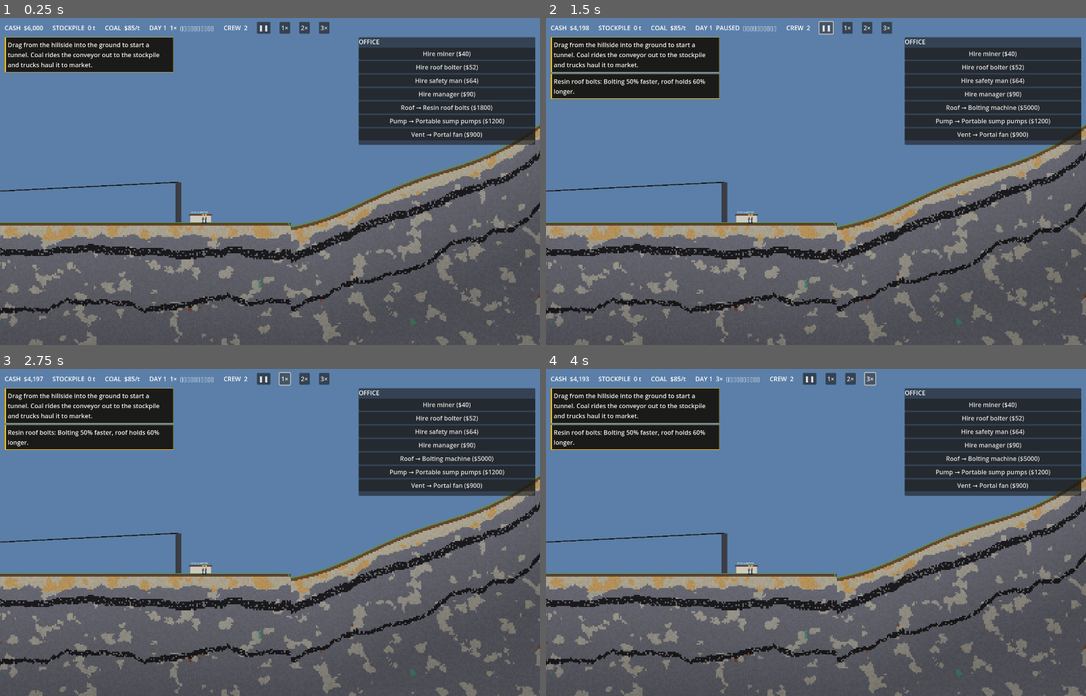
Above: before the commit, frames 1-4 (two rows, left to right).
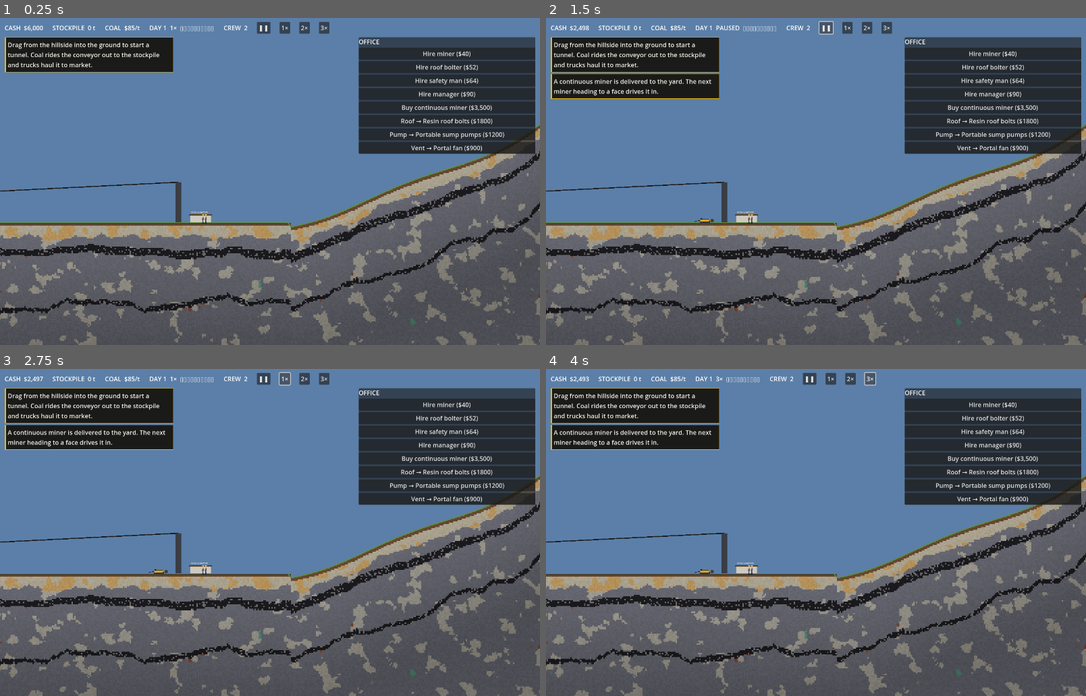
Above: after the commit, the same moments.

Repository: operations215/hillside-coal-godot
Game: Godot game, scene res://scenes/main.tscn
The game is run twice, just before and just after one commit, with the same random seed, the same clock (stepped at 60 frames per second) and the same inputs.
Inputs (mouse positions are in pixels of both pictures, inside the frame that each line leads up to):
- Up to frame 1 (0.25 s): no input
- Up to frame 2 (1.5 s): click (994, 106) at 0.5 s, where only the run after the commit has a clickable "Buy continuous miner ($3,500)"; click "❚❚" at 1.25 s
- Up to frame 3 (2.75 s): click "1×" at 2 s
- Up to frame 4 (4 s): click "2×" at 2.75 s; click "3×" at 3.5 s

The runs differ from the first frame. In frame 1, 1.8% of the frame differs, in the area x 66-100%, y 26-42%; in frame 2, 2.3%, in the area x 1-100%, y 2-63%; in frame 3, 2.3%; in frame 4, 2.3%.

Commit message:
Continuous miners, drill-and-blast in rock, particles
Co-Authored-By: Claude Fable 5.1 <noreply@anthropic.com>
Claude-Session: https://claude.ai/code/session_01WFYy2QTVNDu8hpNVJE6Dr7

Diff:
--- a/scenes/main.tscn
+++ b/scenes/main.tscn
@@ -85,6 +85,10 @@
 layout_mode = 2
 text = "Hire manager ($90)"
 
+[node name="Rig" type="Button" parent="HUD/Panel/Box"]
+layout_mode = 2
+text = "Buy continuous miner ($3,500)"
+
 [node name="roof" type="Button" parent="HUD/Panel/Box"]
 layout_mode = 2
 text = "Roof"
@@ -114,3 +118,4 @@
 [connection signal="pressed" from="HUD/Panel/Box/roof" to="HUD" method="_on_buy" binds= ["roof"]]
 [connection signal="pressed" from="HUD/Panel/Box/pump" to="HUD" method="_on_buy" binds= ["pump"]]
 [connection signal="pressed" from="HUD/Panel/Box/vent" to="HUD" method="_on_buy" binds= ["vent"]]
+[connection signal="pressed" from="HUD/Panel/Box/Rig" to="HUD" method="_on_rig"]
--- /dev/null
+++ b/scripts/fx.gd
@@ -0,0 +1,29 @@
+## Cheap particles drawn by the world: dust, smoke, water spray and flying chips.
+class_name FX
+extends RefCounted
+
+var puffs: Array = []             # [pos, vel, life, max_life, size, color, kind]
+
+func puff(p: Vector2, v: Vector2, life: float, size: float, col: Color, kind := "dust") -> void:
+	if puffs.size() > 1500: return
+	puffs.append([p, v, life, life, size, col, kind])
+
+func tick(dt: float) -> void:
+	var keep := []
+	for q in puffs:
+		q[2] -= dt
+		if q[2] <= 0.0: continue
+		if q[6] == "bit": q[1].y += 520.0 * dt
+		elif q[6] == "smoke": q[4] += dt * 7.0; q[1].y -= 6.0 * dt
+		elif q[6] == "dust": q[1] *= 1.0 - dt * 1.5; q[4] += dt * 3.0
+		elif q[6] == "spray": q[1].y += 60.0 * dt
+		q[0] += q[1] * dt
+		keep.append(q)
+	puffs = keep
+
+func draw(c: CanvasItem) -> void:
+	for q in puffs:
+		var a: float = q[2] / q[3]
+		var col: Color = q[5]; col.a *= (a if q[6] != "bit" else 1.0) * 0.8
+		if q[6] == "bit": c.draw_rect(Rect2(q[0].x - 1.0, q[0].y - 1.0, 2.0, 2.0), col)
+		else: c.draw_circle(q[0], q[4], col)
--- a/scripts/hud.gd
+++ b/scripts/hud.gd
@@ -23,6 +23,9 @@
 	if Game.spend(cost):
 		var w: Worker = world.hire(role)
 		show_toast("%s joins the crew as a %s at $%d a shift." % [w.worker_name, Worker.ROLE_NAME[role], int(w.wage)])
+
+func _on_rig() -> void:
+	get_parent().buy_rig()
 
 func _on_buy(key: String) -> void:
 	Game.buy(key)
--- /dev/null
+++ b/scripts/rig.gd
@@ -0,0 +1,40 @@
+## A continuous miner: a tracked machine with a rotating cutter drum. A miner drives it to the face and it cuts
+## six times faster than picks, with water sprays on the drum to hold the dust down.
+class_name Rig
+extends Node2D
+
+const COST := 3500.0
+const RUN_COST := 1.2             # dollars a second while cutting
+
+var id := -1
+var op := -1                      # worker id driving it, -1 parked
+var seg := -1
+var cutting := false
+var dir := 1.0
+var drum := 0.0
+
+func _ready() -> void:
+	z_index = 4
+
+func _draw() -> void:
+	var f := dir
+	# tracks
+	draw_rect(Rect2(-14.0, -5.0, 28.0, 5.0), Color("2b2a2e"))
+	for k in 5: draw_circle(Vector2(-11.0 + k * 5.5, -2.5), 1.6, Color("4a4f55"))
+	# body in company yellow, cab, cable
+	draw_rect(Rect2(-13.0, -11.0, 24.0, 6.5), Color("e0a51c"))
+	draw_rect(Rect2(-13.0, -11.0, 24.0, 1.2), Color("1d1c20"))
+	draw_rect(Rect2(-12.0 * f - (0.0 if f > 0 else 4.0), -14.0, 4.0, 3.0), Color("2a2a30"))
+	draw_line(Vector2(-14.0 * f, -8.0), Vector2(-30.0 * f, -4.0), Color("1a1a1e"), 1.2)
+	# boom and cutter drum
+	var boom := Vector2(11.0 * f, -9.0)
+	var head := boom + Vector2(10.0 * f, 2.0)
+	draw_line(boom, head, Color("b8871a"), 4.0)
+	draw_circle(head, 5.0, Color("3a3a40"))
+	for k in 8:
+		var a := drum + k * TAU / 8.0
+		draw_circle(head + Vector2(cos(a), sin(a)) * 4.6, 0.9, Color("8d9198") if cutting else Color("5a5d63"))
+	# conveyor tail at the back
+	draw_rect(Rect2(-24.0 * f - (0.0 if f > 0 else 10.0), -7.0, 10.0, 2.0), Color("4a4f55"))
+	if cutting:
+		draw_circle(Vector2(-12.0 * f, -13.0), 1.3, Color("ffb020") if fmod(Time.get_ticks_msec() / 400.0, 2.0) < 1.0 else Color("5a4a20"))
--- a/scripts/segment.gd
+++ b/scripts/segment.gd
@@ -22,6 +22,11 @@
 var stress := 0.0                 # 0..1, the roof lets go at 1
 var rubble: Array = []            # [a, b] feet of fallen roof blocking the tunnel
 var water := 0.0                  # 0 dry .. 1 full to the roof at the face
+var rig := -1                     # continuous miner cutting this face
+var bp := 0                       # drill-and-blast phase in rock: 0 drilling, 1 charging, 2 clear and fire, 3 smoke
+var dh := 0.0                     # drilling done toward the next round, 0..1
+var bt := 0.0                     # timer inside the blast phase
+var soft := true                  # the face is coal or soil (dug straight out) rather than rock (drilled and shot)
 
 func setup(p_a: Vector2, p_b: Vector2, p_parent: int, p_pt: float) -> void:
 	a = p_a; b = p_b; parent = p_parent; pt = p_pt
--- a/scripts/worker.gd
+++ b/scripts/worker.gd
@@ -30,6 +30,7 @@
 var think := 0.0
 var anim := 0.0
 var work_t := 0.0
+var rig := -1                     # continuous miner this miner drives
 var world: Node = null
 
 func _ready() -> void:
@@ -69,18 +70,30 @@
 	queue_redraw()
 
 func leave_and_idle() -> void:
+	_park_rig()
 	world.leave_face(self); state = State.IDLE; think = 0.0; clearing = false; path = []
 
 func _go_home() -> void:
+	_park_rig()
 	world.leave_face(self)
 	path = world.build_path(self, -1, BUNK_X + randf_range(-16, 16))
 	state = State.WALK; task = -2; clearing = false
+
+func _park_rig() -> void:
+	if rig < 0: return
+	var r: Rig = world.rigs[rig]
+	r.op = -1; r.cutting = false
+	if r.seg >= 0 and world.seg_alive(r.seg): world.segs[r.seg].rig = -1
+	rig = -1
 
 func _find_face() -> void:
 	var best: Segment = world.pick_face(self)
 	if best == null: return
 	best.crew.append(id); task = best.id
 	clearing = best.rubble.size() > 0
+	if not clearing and best.rig < 0 and rig < 0:
+		for r in world.rigs:
+			if r.op < 0: r.op = id; rig = r.id; best.rig = r.id; break
 	var at: float = (maxf(0.0, best.rubble[0] - 5.0 - 7.0 * (best.crew.size() - 1))) if clearing else maxf(0.0, best.prog - 6.0 - 7.0 * (best.crew.size() - 1))
 	path = world.build_path(self, best.id, at)
 	state = State.WALK
@@ -148,16 +161,56 @@
 	else:
 		if sg.done() or H.flooded(sg) or H.gas_out(sg) or sg.rubble.size() > 0:
 			leave_and_idle(); return
-		var stand := maxf(0.0, sg.prog - 5.0 - 7.0 * maxi(0, sg.crew.find(id)))
-		position = position.lerp(sg.floor_pos(stand), minf(1.0, dt * 4.0)); seg = sg.id; s = stand
+		var back: float = 60.0 if (not sg.soft and sg.bp >= 1) else 0.0
+		var stand := maxf(0.0, sg.prog - 5.0 - back - 7.0 * maxi(0, sg.crew.find(id)))
+		position = position.lerp(sg.floor_pos(stand), minf(1.0, dt * (1.5 if back > 0.0 else 4.0))); seg = sg.id; s = stand
 		var ahead: Vector2 = sg.pos(sg.prog + 2.0)
-		var hard: float = Mats.HARD[world.terrain.mat_world(ahead.x, ahead.y)]
+		var m: int = world.terrain.mat_world(ahead.x, ahead.y)
+		var hard: float = Mats.HARD[m]
 		if hard > 50.0:
 			world.stop_segment(sg); return
-		if sg.crew.find(id) == 0:
-			world.advance(sg, dt * 2.2 * skill / pow(maxf(1.0, hard), 0.8))
+		sg.soft = m == Mats.COAL or m == Mats.SOIL or m == Mats.SAND or m == Mats.CLAY or m == Mats.AIR
+		if rig >= 0:
+			# the continuous miner does the cutting; the driver only steers
+			var r: Rig = world.rigs[rig]
+			r.seg = sg.id; r.cutting = true; r.dir = face_dir; r.drum += dt * 12.0
+			r.position = sg.floor_pos(maxf(0.0, sg.prog - 14.0)) + Vector2(0, 0)
+			r.rotation = sg.u.angle() if face_dir > 0 else sg.u.angle() + PI
+			position = r.position - sg.u * 6.0; seg = sg.id; s = sg.prog - 20.0
+			if sg.soft or hard < 3.5:
+				world.advance(sg, dt * 9.0 * skill / pow(maxf(1.0, hard), 0.6))
+				Game.pay(-Rig.RUN_COST * dt)
+				var fp: Vector2 = sg.pos(sg.prog - 2.0)
+				for k in 2: world.fx.puff(fp + Vector2(randf_range(-4, 4), randf_range(-8, 8)), -sg.u * randf_range(6, 16) + Vector2(0, randf_range(-3, 3)), 0.4, 0.8, Color(0.8, 0.88, 0.96, 0.7), "spray")
+			else:
+				world.stop_segment(sg); Game.toast.emit("The continuous miner can't cut that rock. Crews with drills and powder take it from here."); return
+		elif sg.soft:
+			if sg.crew.find(id) == 0:
+				world.advance(sg, dt * 2.2 * skill / pow(maxf(1.0, hard), 0.8))
+		else:
+			_blast_cycle(sg, dt, hard)
 	energy -= dt * 0.9
 	if energy < 10.0: _go_home()
+
+## Rock: the crew drills a round of holes, loads them, backs off and fires. Each shot pulls about 10 ft.
+func _blast_cycle(sg: Segment, dt: float, hard: float) -> void:
+	match sg.bp:
+		0:
+			if sg.crew.find(id) == 0: sg.dh += dt * 0.08 * skill / pow(hard, 0.5)
+			if randf() < dt * 3.0:
+				var fp: Vector2 = sg.pos(sg.prog - 1.0)
+				world.fx.puff(fp + Vector2(randf_range(-3, 3), randf_range(-6, 6)), -sg.u * randf_range(5, 12), 0.6, 1.0, Color(0.55, 0.52, 0.5, 0.7))
+			if sg.dh >= 1.0: sg.dh = 1.0; sg.bp = 1; sg.bt = 0.0
+		1:
+			sg.bt += dt
+			if sg.bt > 3.0: sg.bp = 2; sg.bt = 0.0
+		2:
+			sg.bt += dt
+			if sg.bt > 2.5:
+				world.shoot(sg); sg.bp = 3; sg.bt = 0.0
+		3:
+			sg.bt += dt
+			if sg.bt > 4.0: sg.bp = 0; sg.dh = 0.0
 
 func _work(dt: float) -> void:
 	work_t -= dt
@@ -180,6 +233,7 @@
 	if energy < 10.0: _go_home()
 
 func _draw() -> void:
+	if rig >= 0 and state == State.DIG: return
 	var f := face_dir
 	var walking := state == State.WALK
 	var digging := state == State.DIG or (state == State.WORK and role == Role.BOLTER)
--- a/scripts/world.gd
+++ b/scripts/world.gd
@@ -20,6 +20,8 @@
 var sold_tons := 0.0
 var toasts: Array = []
 var hazards: Hazards
+var fx := FX.new()
+var rigs: Array = []
 var shake := 0.0
 var plan_wait := 0.0
 
@@ -50,6 +52,23 @@
 	var r := Worker.ROLE_NAME.find(name) if name != "safety" else Worker.Role.SAFETY
 	return workers.any(func(w): return w.role == r)
 
+func buy_rig() -> void:
+	if not Game.spend(Rig.COST): return
+	var r := Rig.new(); r.id = rigs.size(); r.position = Vector2(1180.0 + rigs.size() * 50.0, 0.0)
+	rigs.append(r); add_child(r)
+	Game.toast.emit("A continuous miner is delivered to the yard. The next miner heading to a face drives it in.")
+
+## A round goes off: ten feet of rock comes down at once, with smoke, a thump and a shake of the ground.
+func shoot(sg: Segment) -> void:
+	var fp: Vector2 = sg.pos(sg.prog)
+	advance(sg, 10.0)
+	shake = 0.6
+	for k in 40: fx.puff(fp + Vector2(randf_range(-6, 6), randf_range(-8, 8)), -sg.u * randf_range(10, 60) + Vector2(randf_range(-10, 10), randf_range(-10, 10)), randf_range(2.0, 4.0), randf_range(2.0, 4.0), Color(0.35, 0.33, 0.32, 0.9), "smoke")
+	for k in 30: fx.puff(fp, -sg.u * randf_range(20, 90) + Vector2(randf_range(-30, 30), randf_range(-60, 10)), 1.5, 1.0, Color("8d9198"), "bit")
+	# a shot in a gassy mine is how disasters start
+	if hazards.gas_of(sg) > 2.5 and randf() < 0.35:
+		hazards._explode(segs[sg.root_of(segs)], hazards.gas_of(sg))
+
 func mine_no(sg: Segment) -> int:
 	var root := sg.root_of(segs)
 	var n := 0
@@ -62,7 +81,8 @@
 	for sg in segs:
 		if sg.dead or sg.crew.size() >= 2: continue
 		var rub: bool = sg.rubble.size() > 0
-		if not rub and (sg.done() or hazards.flooded(sg) or hazards.gas_out(sg)): continue
+		if hazards.flooded(sg) or hazards.gas_out(sg): continue
+		if not rub and sg.done(): continue
 		var f: Vector2 = sg.pos(sg.rubble[0] if rub else sg.prog)
 		var sc: float = f.distance_to(w.position) + sg.crew.size() * 700.0 - (1500.0 if rub else 0.0)
 		if sc < bs: bs = sc; best = sg
@@ -275,7 +295,7 @@
 			var sub := dt / steps
 			Game.tick(sub)
 			for w in workers: w.tick(sub)
-			_tick_items(sub); _tick_trucks(sub); _tick_wages(sub); hazards.tick(sub)
+			_tick_items(sub); _tick_trucks(sub); _tick_wages(sub); hazards.tick(sub); fx.tick(sub)
 	shake = maxf(0.0, shake - delta)
 	cam.offset = Vector2(randf_range(-6, 6), randf_range(-6, 6)) * shake if shake > 0.0 else Vector2.ZERO
 	queue_redraw()
@@ -331,6 +351,7 @@
 			p = Vector2(HEAD_X, -118.0).lerp(Vector2(root.a.x, Terrain.ground_y(root.a.x) - 6.0), t)
 		draw_rect(Rect2(p.x - 1.4, p.y - 2.8, 2.8, 2.8), Mats.COLORS[it[2]].lightened(0.15))
 	for t in trucks: _draw_truck(t)
+	fx.draw(self)
 	# the plan being dragged
 	if not drag_plan.is_empty():
 		draw_line(drag_plan.a, drag_plan.b, Color(0.52, 0.72, 0.42, 0.35), Segment.R * 2.0)
@@ -474,14 +495,20 @@
 	if pl.is_empty():
 		print("FAIL: no plan"); get_tree().quit(1); return
 	var sg := make_segment(pl)
-	for i in 3: hire(Worker.Role.MINER)
+	Game.money = 20000.0
+	buy_rig()
+	# a second heading steeply down into rock, so drilling and blasting gets exercised
+	var st2 := snap_start(Vector2(2600.0, Terrain.ground_y(2600.0)))
+	var pl2 := plan_to(st2, Vector2(2800.0, Terrain.ground_y(2600.0) + 330.0))
+	var sg2: Segment = make_segment(pl2) if not pl2.is_empty() else null
+	for i in 5: hire(Worker.Role.MINER)
 	hire(Worker.Role.BOLTER)
 	var frames := 0
 	var ok := true
 	while frames < 6000 and Game.day < 4:
 		Game.tick(0.05)
 		for w in workers: w.tick(0.05)
-		_tick_items(0.05); _tick_trucks(0.05); _tick_wages(0.05); hazards.tick(0.05)
+		_tick_items(0.05); _tick_trucks(0.05); _tick_wages(0.05); hazards.tick(0.05); fx.tick(0.05)
 		frames += 1
 		if frames % 600 == 0:
 			var ws := ""
@@ -489,19 +516,23 @@
 			print("t=%d prog=%d/%d crew=%s items=%d pile=%.1f money=%d sold=%.1f  %s" % [int(Game.time), int(sg.prog), int(sg.length), str(sg.crew), items.size(), Game.pile, int(Game.money), sold_tons, ws])
 	if sg.prog < 40.0: ok = false; print("FAIL: face barely moved")
 	if sold_tons <= 0.0 and Game.pile <= 0.0 and items.size() == 0: ok = false; print("FAIL: nothing came out")
-	print("RESULT %s prog=%d money=%d sold=%.1f coalcells=%d sup=%d stress=%.2f water=%.2f gas=%.2f" % [("OK" if ok else "FAIL"), int(sg.prog), int(Game.money), sold_tons, sg.coal_cells, int(sg.sup), sg.stress, sg.water, hazards.gas_of(sg)])
+	print("RESULT %s prog=%d money=%d sold=%.1f coalcells=%d sup=%d stress=%.2f water=%.2f gas=%.2f rig=%d rock=%s" % [("OK" if ok else "FAIL"), int(sg.prog), int(Game.money), sold_tons, sg.coal_cells, int(sg.sup), sg.stress, sg.water, hazards.gas_of(sg), sg.rig, ("%d/%d soft=%s bp=%d" % [int(sg2.prog), int(sg2.length), sg2.soft, sg2.bp]) if sg2 else "none"])
 	get_tree().quit(0 if ok else 1)
 
 # ---------- screenshot for the build log: godot --path . -- --shot (needs a display, e.g. xvfb-run) ----------
 func _shot() -> void:
 	var st := snap_start(Vector2(2200.0, Terrain.ground_y(2200.0)))
 	var sg := make_segment(plan_to(st, Vector2(2500.0, Terrain.ground_y(2200.0) + 90.0)))
-	for i in 2: hire(Worker.Role.MINER)
+	Game.money = 20000.0; buy_rig()
+	var st2 := snap_start(Vector2(2600.0, Terrain.ground_y(2600.0)))
+	var pl2 := plan_to(st2, Vector2(2800.0, Terrain.ground_y(2600.0) + 330.0))
+	if not pl2.is_empty(): make_segment(pl2)
+	for i in 4: hire(Worker.Role.MINER)
 	hire(Worker.Role.BOLTER)
 	for f in 2400:
 		Game.tick(0.05)
 		for w in workers: w.tick(0.05)
-		_tick_items(0.05); _tick_trucks(0.05); _tick_wages(0.05); hazards.tick(0.05)
+		_tick_items(0.05); _tick_trucks(0.05); _tick_wages(0.05); hazards.tick(0.05); fx.tick(0.05)
 	cam.position = sg.pos(60.0); cam.zoom = Vector2(2.5, 2.5)
 	for i in 4: await get_tree().process_frame
 	await RenderingServer.frame_post_draw
@@ -510,6 +541,12 @@
 	for i in 4: await get_tree().process_frame
 	await RenderingServer.frame_post_draw
 	get_viewport().get_texture().get_image().save_png("user://shot2.png")
+	if segs.size() > 1:
+		var s2: Segment = segs[1]
+		cam.position = s2.pos(maxf(0.0, s2.prog - 30.0)); cam.zoom = Vector2(3.0, 3.0)
+		for i in 4: await get_tree().process_frame
+		await RenderingServer.frame_post_draw
+		get_viewport().get_texture().get_image().save_png("user://shot3.png")
 	print("SHOTS ", OS.get_user_data_dir())
 	get_tree().quit()
 
